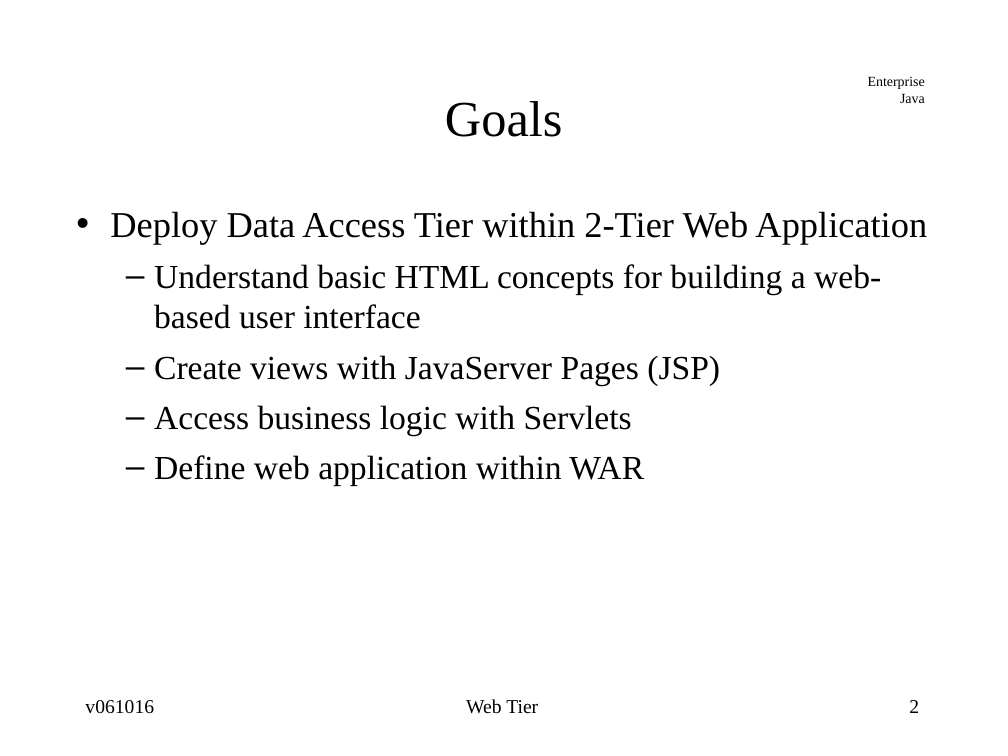
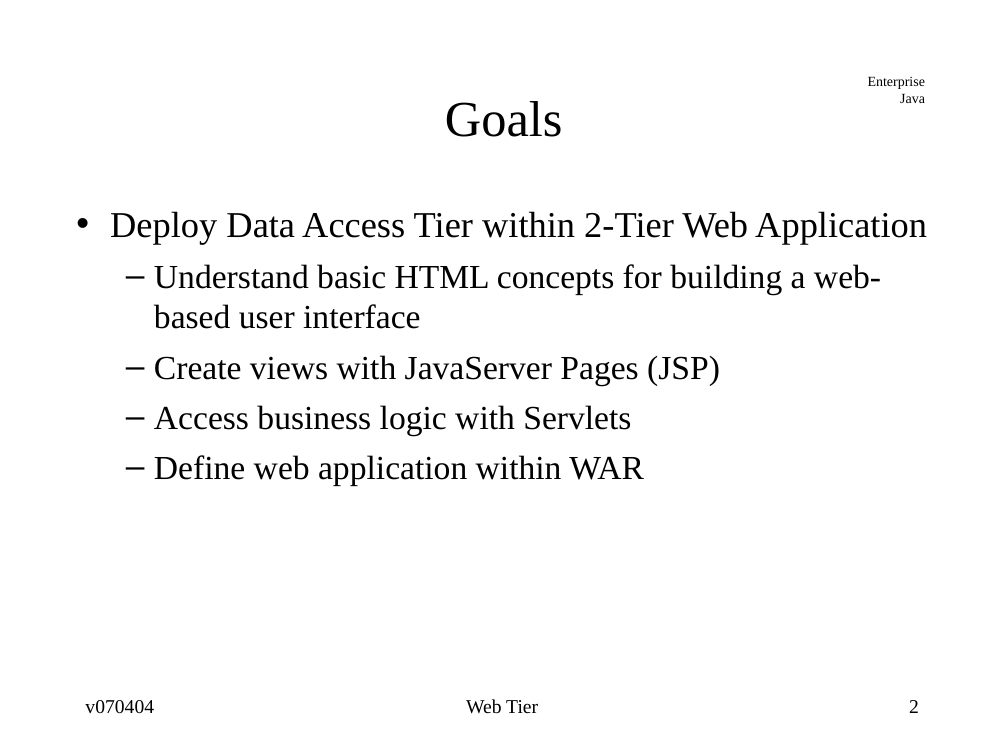
Before and after one commit to jcstaff/ejava-javaee, a slide deck: slide 2 of webtier/src/site/resources/lectures/webTier.ppt. Drawn at 1008x756 pixels with LibreOffice and Linux fonts; fonts in the diff are those of the drawing. Boxes give left, top, right and bottom in pixels: in the first picture for what was removed or moved away, otherwise in the second. Text is boxed around its words. In the diff, an @@ line names an element or a change of style, - is before the commit and + after.

```diff
--- a/webtier/src/site/resources/lectures/webTier.ppt
+++ b/webtier/src/site/resources/lectures/webTier.ppt
@@ text at (110, 211, 927, 245): indent changed @@
@@ text at (85, 700, 154, 714): text changed @@
-v061016
+v070404
```
Also in this commit, not shown: 48 other slides changed, 2 slides added, 1 slide removed, 14 other files.
